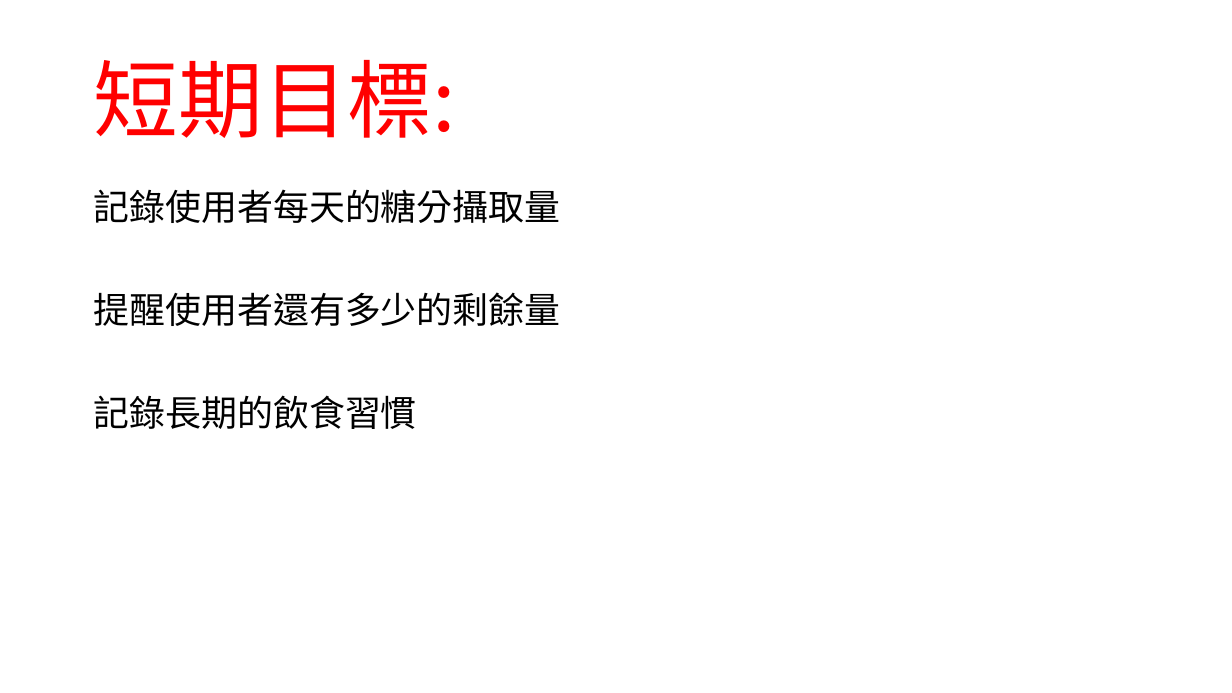
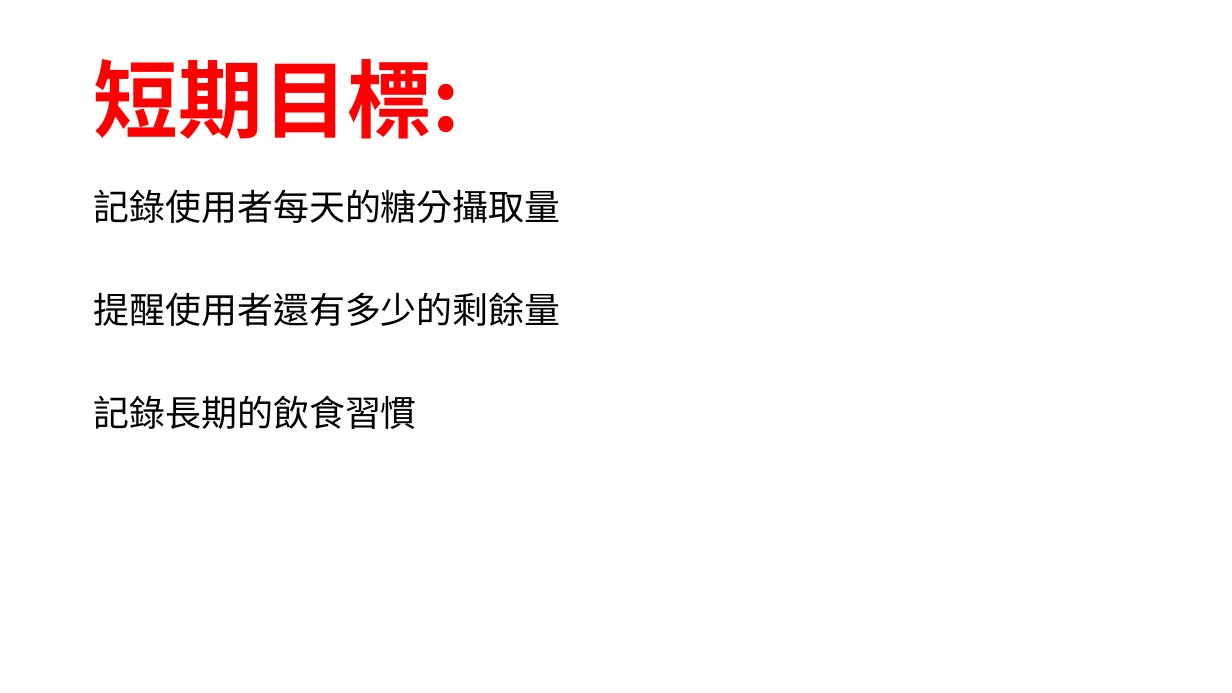
Before and after one commit to amy58328/DataBase, a slide deck: slide 4 of 資料庫專題/Health Keeper.pptx. Drawn at 1232x693 pixels with LibreOffice and Linux fonts; fonts in the diff are those of the drawing; background and template pictures are left out. Boxes give left, top, right and bottom in pixels: in the first picture for what was removed or moved away, otherwise in the second. Text is boxed around its words. In the diff, an @@ line names an element or a change of style, - is before the commit and + after.

```diff
--- a/資料庫專題/Health Keeper.pptx
+++ b/資料庫專題/Health Keeper.pptx
@@ title "短期目標:" at <box>94,59,460,139</box>: bold on @@
```
Also in this commit, not shown: 3 other slides changed.
